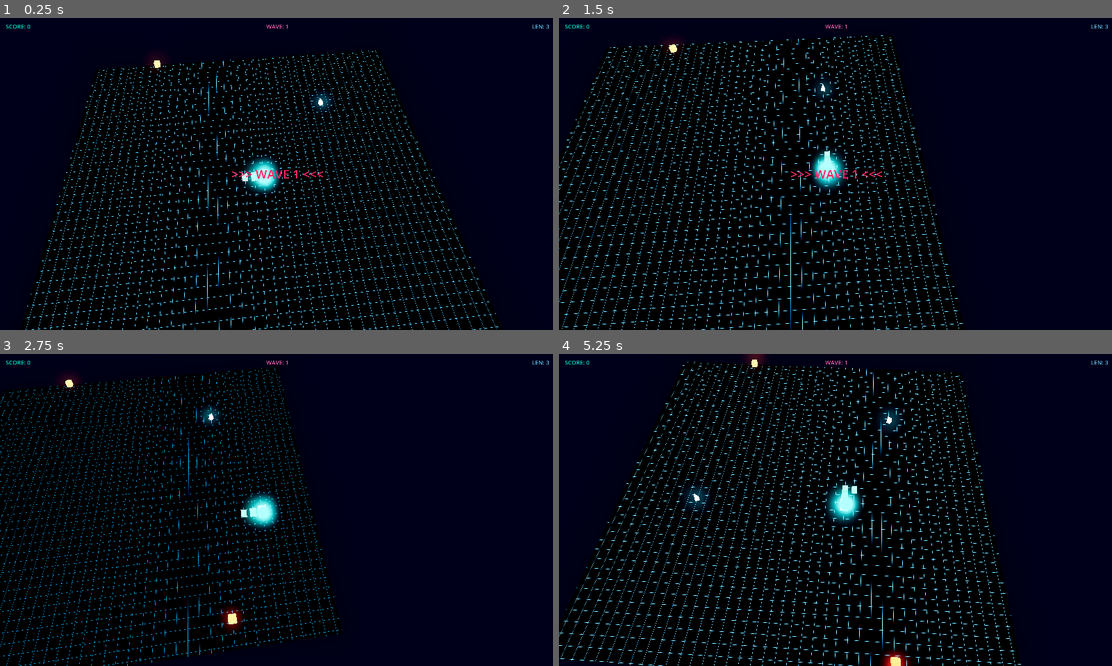
Above: before the commit, frames 1-4 (two rows, left to right).
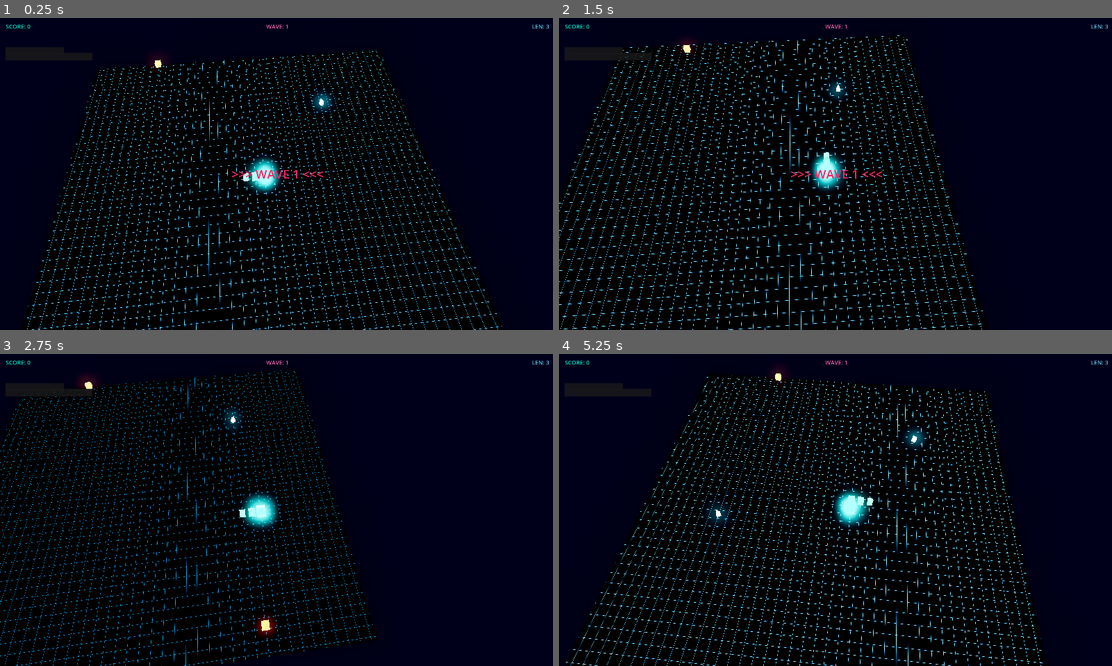
Above: after the commit, the same moments.

Repository: donutloop/Playground
Game: Godot game, scene res://main.tscn
The game is run twice, just before and just after one commit, with the same random seed, the same clock (stepped at 60 frames per second) and the same inputs.
Inputs:
- Up to frame 1 (0.25 s): no input
- Up to frame 2 (1.5 s): tap Enter (ui_accept) at 0.5, 0.77 s; hold Right (ui_right) 0.53-1.28 s; hold Down (ui_down) from 1.28 s (still down)
- Up to frame 3 (2.75 s): tap Enter (ui_accept) at 1.52 s; release Down (ui_down) at 2.03 s; hold Right (ui_right) from 2.03 s (still down)
- Up to frame 4 (5.25 s): release Right (ui_right) at 2.78 s; hold Up (ui_up) 2.78-3.53 s; tap Enter (ui_accept) at 3.02, 3.77, 4.52 s; hold Left (ui_left) 3.53-5.03 s; hold Down (ui_down) from 5.03 s (still down)

The runs differ from the first frame. In frame 1, 3.9% of the frame differs, in the area x 4-91%, y 10-100%; in frame 2, 8.6%; in frame 3, 8.4%; in frame 4, 12%, in the area x 0-89%, y 0-100%.

Commit message:
Add evolve system

Diff:
--- a/prototype_omega/cybersnake3d/project/scripts/enemies/blackwall_sentinel3d.gd
+++ b/prototype_omega/cybersnake3d/project/scripts/enemies/blackwall_sentinel3d.gd
@@ -70,9 +70,15 @@
 	var snake := get_node_or_null("../../Snake")
 	if not snake or not snake.is_alive or snake.body.size() == 0:
 		return
+	var head := snake.body[0]
 	if snake.is_invulnerable():
+		if snake.overcharge_active:
+			for dy in range(3):
+				for dx in range(3):
+					if head == grid_pos + Vector2i(dx, dy):
+						take_damage(1)
+						return
 		return
-	var head := snake.body[0]
 	for dy in range(3):
 		for dx in range(3):
 			if head == grid_pos + Vector2i(dx, dy):
@@ -89,6 +95,8 @@
 	if snake:
 		snake.score += 2000
 		snake.score_changed.emit(snake.score)
+		if snake.has_method("add_xp"):
+			snake.add_xp(200)
 	var hud := get_node_or_null("../../HUD")
 	if hud:
 		hud.show_wave_announce(0)
--- a/prototype_omega/cybersnake3d/project/scripts/enemies/compiler_worm3d.gd
+++ b/prototype_omega/cybersnake3d/project/scripts/enemies/compiler_worm3d.gd
@@ -63,6 +63,11 @@
 	if not snake or not snake.is_alive or snake.body.size() == 0:
 		return
 	if snake.is_invulnerable():
+		if snake.overcharge_active:
+			for cell in body:
+				if cell == snake.body[0]:
+					take_damage(1)
+					return
 		return
 	for cell in body:
 		if cell == snake.body[0]:
@@ -82,6 +87,8 @@
 	if snake:
 		snake.score += 250 + body.size() * 30
 		snake.score_changed.emit(snake.score)
+		if snake.has_method("add_xp"):
+			snake.add_xp(50)
 	queue_free()
 
 func get_grid_positions() -> Array[Vector2i]:
--- a/prototype_omega/cybersnake3d/project/scripts/enemies/glitch_drone3d.gd
+++ b/prototype_omega/cybersnake3d/project/scripts/enemies/glitch_drone3d.gd
@@ -101,6 +101,8 @@
 	if not snake or not snake.is_alive:
 		return
 	if snake.is_invulnerable():
+		if snake.overcharge_active and snake.body.size() > 0 and snake.body[0] == grid_pos:
+			take_damage(1)
 		return
 	if snake.body.size() > 0 and snake.body[0] == grid_pos:
 		snake._die()
@@ -116,6 +118,8 @@
 	if snake:
 		snake.score += 50
 		snake.score_changed.emit(snake.score)
+		if snake.has_method("add_xp"):
+			snake.add_xp(25)
 	queue_free()
 
 func get_grid_positions() -> Array[Vector2i]:
--- a/prototype_omega/cybersnake3d/project/scripts/enemies/net_reaper3d.gd
+++ b/prototype_omega/cybersnake3d/project/scripts/enemies/net_reaper3d.gd
@@ -76,6 +76,8 @@
 	if not snake or not snake.is_alive:
 		return
 	if snake.is_invulnerable():
+		if snake.overcharge_active and snake.body.size() > 0 and snake.body[0] == grid_pos:
+			take_damage(1)
 		return
 	if snake.body.size() > 0 and snake.body[0] == grid_pos:
 		snake._die()
@@ -97,6 +99,8 @@
 	if snake:
 		snake.score += 150
 		snake.score_changed.emit(snake.score)
+		if snake.has_method("add_xp"):
+			snake.add_xp(45)
 	queue_free()
 
 func get_grid_positions() -> Array[Vector2i]:
--- a/prototype_omega/cybersnake3d/project/scripts/enemies/virus_swarm3d.gd
+++ b/prototype_omega/cybersnake3d/project/scripts/enemies/virus_swarm3d.gd
@@ -106,6 +106,13 @@
 	if not snake or not snake.is_alive or snake.body.size() == 0:
 		return
 	if snake.is_invulnerable():
+		if snake.overcharge_active:
+			var head_world := snake.get_head_world_pos()
+			for u in units:
+				if not u["alive"]:
+					continue
+				if (u["pos"] as Vector3 - head_world).length() < 0.8:
+					take_damage(1)
 		return
 	var head_world := snake.get_head_world_pos()
 	for u in units:
@@ -137,6 +144,8 @@
 	if snake:
 		snake.score += 200
 		snake.score_changed.emit(snake.score)
+		if snake.has_method("add_xp"):
+			snake.add_xp(35)
 	queue_free()
 
 func get_grid_positions() -> Array[Vector2i]:
--- a/prototype_omega/cybersnake3d/project/scripts/hud.gd
+++ b/prototype_omega/cybersnake3d/project/scripts/hud.gd
@@ -9,9 +9,52 @@
 
 var announce_timer: float = 0.0
 
+var lvl_bar: ProgressBar
+var evo_bar: ProgressBar
+var flash_rect: ColorRect
+var evo_tween: Tween
+
 func _ready() -> void:
 	death_screen.visible = false
 	wave_announce.visible = false
+
+	# Add Flash Rect
+	flash_rect = ColorRect.new()
+	flash_rect.color = Color(1.0, 1.0, 1.0, 0.0)
+	flash_rect.set_anchors_preset(Control.PRESET_FULL_RECT)
+	flash_rect.mouse_filter = Control.MOUSE_FILTER_IGNORE
+	add_child(flash_rect)
+
+	# Add Progress Bars
+	var style_bg = StyleBoxFlat.new()
+	style_bg.bg_color = Color(0.1, 0.1, 0.1, 0.8)
+
+	var style_lvl = StyleBoxFlat.new()
+	style_lvl.bg_color = Color(0.0, 1.0, 0.5, 1.0)
+
+	var style_evo = StyleBoxFlat.new()
+	style_evo.bg_color = Color(1.0, 0.8, 0.0, 1.0)
+
+	lvl_bar = ProgressBar.new()
+	lvl_bar.position = Vector2(20, 100)
+	lvl_bar.size = Vector2(200, 15)
+	lvl_bar.show_percentage = false
+	lvl_bar.add_theme_stylebox_override("background", style_bg)
+	lvl_bar.add_theme_stylebox_override("fill", style_lvl)
+	lvl_bar.max_value = 50.0
+	lvl_bar.value = 0.0
+	add_child(lvl_bar)
+
+	evo_bar = ProgressBar.new()
+	evo_bar.position = Vector2(20, 120)
+	evo_bar.size = Vector2(300, 20)
+	evo_bar.show_percentage = false
+	evo_bar.add_theme_stylebox_override("background", style_bg)
+	evo_bar.add_theme_stylebox_override("fill", style_evo)
+	evo_bar.max_value = 200.0
+	evo_bar.value = 0.0
+	add_child(evo_bar)
+
 	call_deferred("_connect_signals")
 	update_hud(0, 1, 3)
 
@@ -24,6 +67,10 @@
 			snake.died.connect(_on_snake_died)
 		if snake.has_signal("ate_shard"):
 			snake.ate_shard.connect(_on_ate_shard)
+		if snake.has_signal("evolved"):
+			snake.evolved.connect(_on_evolved)
+		if snake.has_signal("xp_changed"):
+			snake.xp_changed.connect(_on_xp_changed)
 
 func _process(delta: float) -> void:
 	if wave_announce.visible:
@@ -62,3 +109,21 @@
 
 func _on_snake_died() -> void:
 	death_screen.visible = true
+
+func _on_evolved(_stage: int) -> void:
+	if evo_tween:
+		evo_tween.kill()
+	evo_tween = create_tween()
+	flash_rect.color = Color(1.0, 1.0, 1.0, 0.8)
+	evo_tween.tween_property(flash_rect, "color", Color(1.0, 1.0, 1.0, 0.0), 1.0)
+
+func _on_xp_changed(xp: int, _level: int, evo: int) -> void:
+	lvl_bar.value = xp % 50
+
+	var thresholds := [0, 200, 500, 1000, 2000]
+	var current_thresh: int = thresholds[evo - 1] if (evo - 1) >= 0 and (evo - 1) < thresholds.size() else 2000
+	var next_thresh: int = thresholds[evo] if evo < thresholds.size() else 2000
+
+	evo_bar.min_value = current_thresh
+	evo_bar.max_value = next_thresh
+	evo_bar.value = clampf(xp, current_thresh, next_thresh)
--- a/prototype_omega/cybersnake3d/project/scripts/snake3d.gd
+++ b/prototype_omega/cybersnake3d/project/scripts/snake3d.gd
@@ -12,6 +12,28 @@
 var is_alive: bool = true
 var score: int = 0
 
+var xp: int = 0
+var level: int = 1
+const XP_PER_LEVEL: int = 50
+const EVO_THRESHOLDS: Array[int] = [0, 200, 500, 1000, 2000]
+var evolution_stage: int = 1
+
+const EVO_STATS: Array[Dictionary] = [
+	{},  # padding so index matches stage
+	{"hp": 3, "speed": 6.0},
+	{"hp": 5, "speed": 7.0},
+	{"hp": 8, "speed": 8.0},
+	{"hp": 12, "speed": 9.0},
+	{"hp": 20, "speed": 10.0},
+]
+
+var max_hp: int = 3
+var hp: int = 3
+
+var overcharge_timer: float = 8.0
+var overcharge_active: bool = false
+var prev_directions: Array[Vector2i] = [Vector2i(1,0), Vector2i(1,0)]
+
 var invuln_timer: float = 2.0
 var just_attacked: bool = false
 
@@ -24,20 +46,25 @@
 signal died
 signal ate_shard
 signal score_changed(new_score: int)
+signal evolved(stage: int)
+signal xp_changed(current_xp: int, current_level: int, current_evo: int)
 
 func _ready() -> void:
 	# Create materials
 	head_mat = StandardMaterial3D.new()
-	head_mat.albedo_color = Color(0.0, 1.0, 0.85, 1.0)
 	head_mat.emission_enabled = true
-	head_mat.emission = Color(0.0, 1.0, 0.85, 1.0)
 	head_mat.emission_energy_multiplier = 3.0
 
 	body_mat = StandardMaterial3D.new()
-	body_mat.albedo_color = Color(0.0, 0.7, 0.5, 1.0)
 	body_mat.emission_enabled = true
-	body_mat.emission = Color(0.0, 0.6, 0.4, 1.0)
 	body_mat.emission_energy_multiplier = 1.5
+
+	_apply_evo_colors()
+
+	var stats: Dictionary = EVO_STATS[evolution_stage]
+	max_hp = stats["hp"]
+	hp = max_hp
+	move_interval = 1.0 / stats["speed"]
 
 	var cx := GRID_W / 2
 	var cy := GRID_H / 2
@@ -52,12 +79,21 @@
 	if not is_alive:
 		return
 
+	if evolution_stage >= 5:
+		overcharge_timer -= delta
+		if overcharge_timer <= 0.0:
+			overcharge_timer = 8.0
+			invuln_timer = 2.0
+			overcharge_active = true
+
 	if invuln_timer > 0.0:
 		invuln_timer -= delta
 		# Flash head during invuln
 		if head_mat:
 			var flash := sin(invuln_timer * 20.0) * 0.5 + 0.5
 			head_mat.emission_energy_multiplier = 3.0 + flash * 5.0
+	else:
+		overcharge_active = false
 
 	just_attacked = false
 	_handle_input()
@@ -76,10 +112,24 @@
 		new_dir = Vector2i(-1, 0)
 	elif Input.is_action_pressed("ui_right"):
 		new_dir = Vector2i(1, 0)
-	if new_dir + direction != Vector2i.ZERO:
-		next_direction = new_dir
+
+	if new_dir != direction:
+		if new_dir + direction == Vector2i.ZERO:
+			# Reversing
+			if evolution_stage >= 3:
+				next_direction = new_dir
+		else:
+			next_direction = new_dir
 
 func _step() -> void:
+	var is_reversing: bool = false
+	if next_direction + direction == Vector2i.ZERO:
+		is_reversing = true
+
+	prev_directions.push_front(direction)
+	if prev_directions.size() > 3:
+		prev_directions.pop_back()
+
 	direction = next_direction
 	var new_head := body[0] + direction
 
@@ -95,6 +145,10 @@
 			return
 
 	body.push_front(new_head)
+
+	if is_reversing and evolution_stage >= 3:
+		# Tail whip: attack space behind the head (which was the old direction we reversed from)
+		_check_enemy_damage(body[1] - direction, true)
 
 	# ICE shard
 	var spawner := get_node_or_null("../ICEShardSpawner")
@@ -102,14 +156,67 @@
 		ate_shard.emit()
 		score += 100
 		score_changed.emit(score)
+		add_xp(10)
 		invuln_timer = 0.3
 	else:
 		body.pop_back()
 
-	_check_enemy_damage(new_head)
+	_check_enemy_damage(new_head, false)
 	_rebuild_meshes()
 
-func _check_enemy_damage(head_pos: Vector2i) -> void:
+func add_xp(amount: int) -> void:
+	xp += amount
+	var new_level: int = 1 + xp / XP_PER_LEVEL
+	if new_level != level:
+		level = new_level
+	_check_evolution()
+	xp_changed.emit(xp, level, evolution_stage)
+
+func _check_evolution() -> void:
+	var new_evo: int = 0
+	for threshold in EVO_THRESHOLDS:
+		if xp >= threshold:
+			new_evo += 1
+	if new_evo > evolution_stage:
+		evolution_stage = new_evo
+		_on_evolve()
+
+func _on_evolve() -> void:
+	var stats: Dictionary = EVO_STATS[evolution_stage]
+	max_hp = stats["hp"]
+	hp = max_hp  # full heal on evolution
+	move_interval = 1.0 / stats["speed"]
+	_apply_evo_colors()
+	evolved.emit(evolution_stage)
+
+func _apply_evo_colors() -> void:
+	var h_color: Color
+	var b_color: Color
+	match evolution_stage:
+		1: # Cyan
+			h_color = Color(0.0, 1.0, 0.85, 1.0)
+			b_color = Color(0.0, 0.6, 0.4, 1.0)
+		2: # Teal
+			h_color = Color(0.0, 0.8, 0.8, 1.0)
+			b_color = Color(0.0, 0.4, 0.5, 1.0)
+		3: # Blue
+			h_color = Color(0.2, 0.4, 1.0, 1.0)
+			b_color = Color(0.1, 0.2, 0.6, 1.0)
+		4: # Orange-Red
+			h_color = Color(1.0, 0.3, 0.0, 1.0)
+			b_color = Color(0.6, 0.1, 0.0, 1.0)
+		_: # Amber/Gold (5+)
+			h_color = Color(1.0, 0.8, 0.0, 1.0)
+			b_color = Color(0.6, 0.4, 0.0, 1.0)
+
+	if head_mat:
+		head_mat.albedo_color = h_color
+		head_mat.emission = h_color
+	if body_mat:
+		body_mat.albedo_color = b_color
+		body_mat.emission = b_color
+
+func _check_enemy_damage(head_pos: Vector2i, is_tail_whip: bool) -> void:
 	var manager := get_node_or_null("../EnemyManager")
 	if not manager:
 		return
@@ -121,18 +228,26 @@
 		for cell in enemy.get_grid_positions():
 			if cell == head_pos:
 				enemy.take_damage(1)
-				just_attacked = true
-				invuln_timer = 0.2
+				if not is_tail_whip:
+					just_attacked = true
+					invuln_timer = 0.2
 				return
 
 func is_invulnerable() -> bool:
 	return invuln_timer > 0.0 or just_attacked
 
 func _die() -> void:
-	if invuln_timer > 0.0:
-		return
-	is_alive = false
-	died.emit()
+	if invuln_timer > 0.0 and not overcharge_active:
+		return
+	if overcharge_active:
+		return # handled in enemy scripts now, snake doesn't die during overcharge
+
+	hp -= 1
+	if hp <= 0:
+		is_alive = false
+		died.emit()
+	else:
+		invuln_timer = 2.0
 
 func get_occupied_cells() -> Array[Vector2i]:
 	return body
